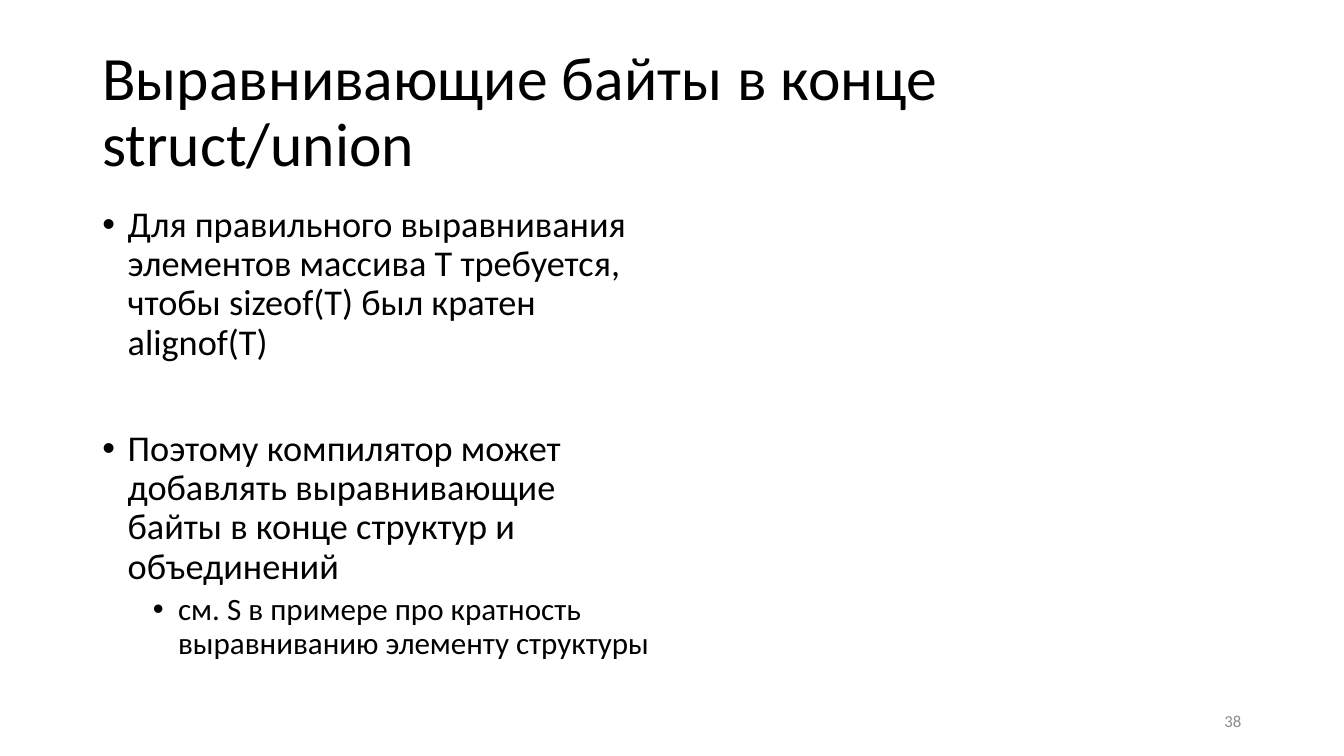
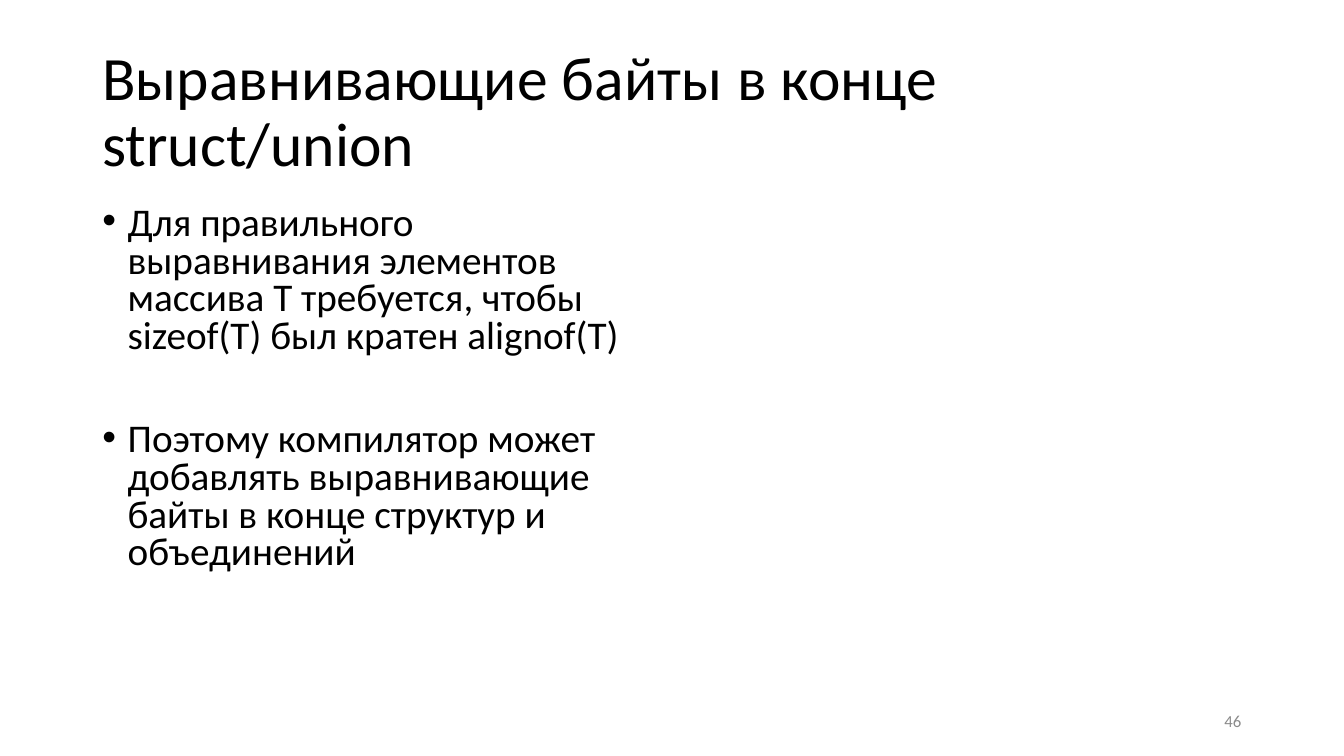
Before and after one commit to Evgueni-Petrov-aka-espetrov/Algorithms-and-Programming-in-C-pptx, a slide deck: slide 46 of 06.5 Размещение типов в памяти.pptx (slide 38 before the commit). Drawn at 1344x756 pixels with LibreOffice and Linux fonts; fonts in the diff are those of the drawing. Boxes give left, top, right and bottom in pixels: in the first picture for what was removed or moved away, otherwise in the second. Text is boxed around its words. In the diff, an @@ line names an element or a change of style, - is before the commit and + after.

```diff
--- a/06.5 Размещение типов в памяти.pptx
+++ b/06.5 Размещение типов в памяти.pptx
@@ text "Для правильного выравнивания элементов массива ..." at [128, 211, 618, 572]: size 25.9 to 28 pt; line spacing 0.9 to 0.8 @@
@@ text at [178, 600, 649, 659]: paragraph removed @@
-  • см. S в примере про кратность выравниванию элементу структуры
@@ page number at [1224, 716, 1241, 727]: text changed @@
-38
+46
```
Also in this commit, not shown: 20 other slides changed, 17 slides added, 9 slides removed.
